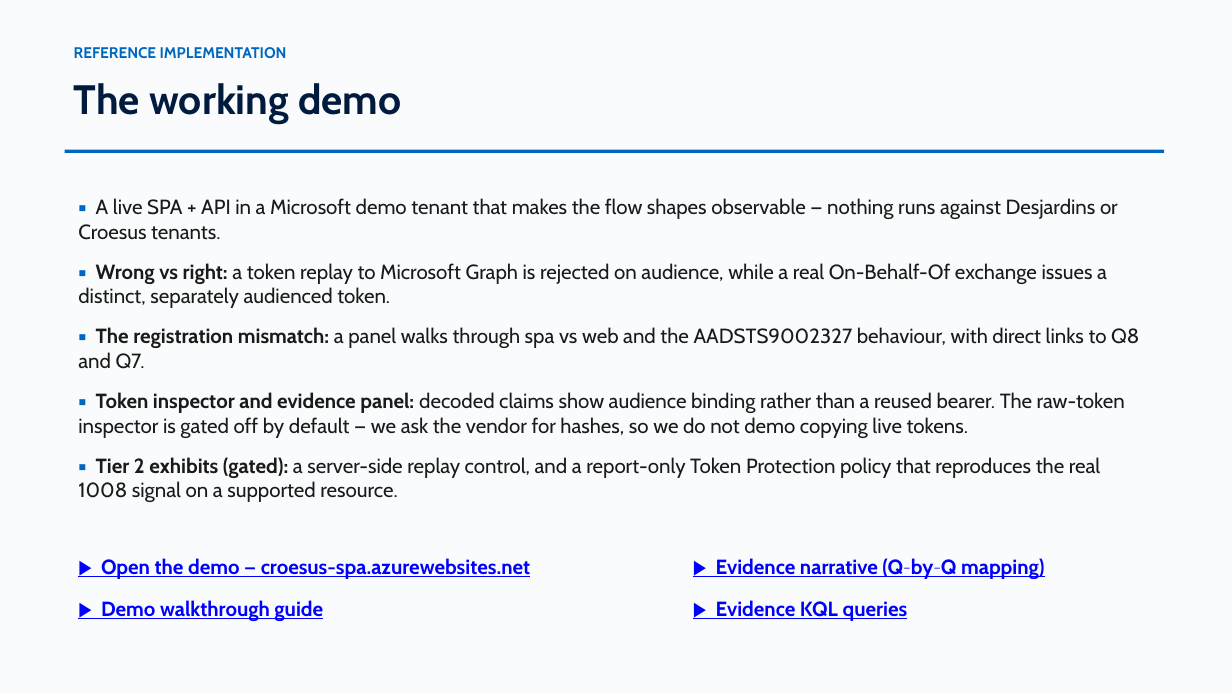
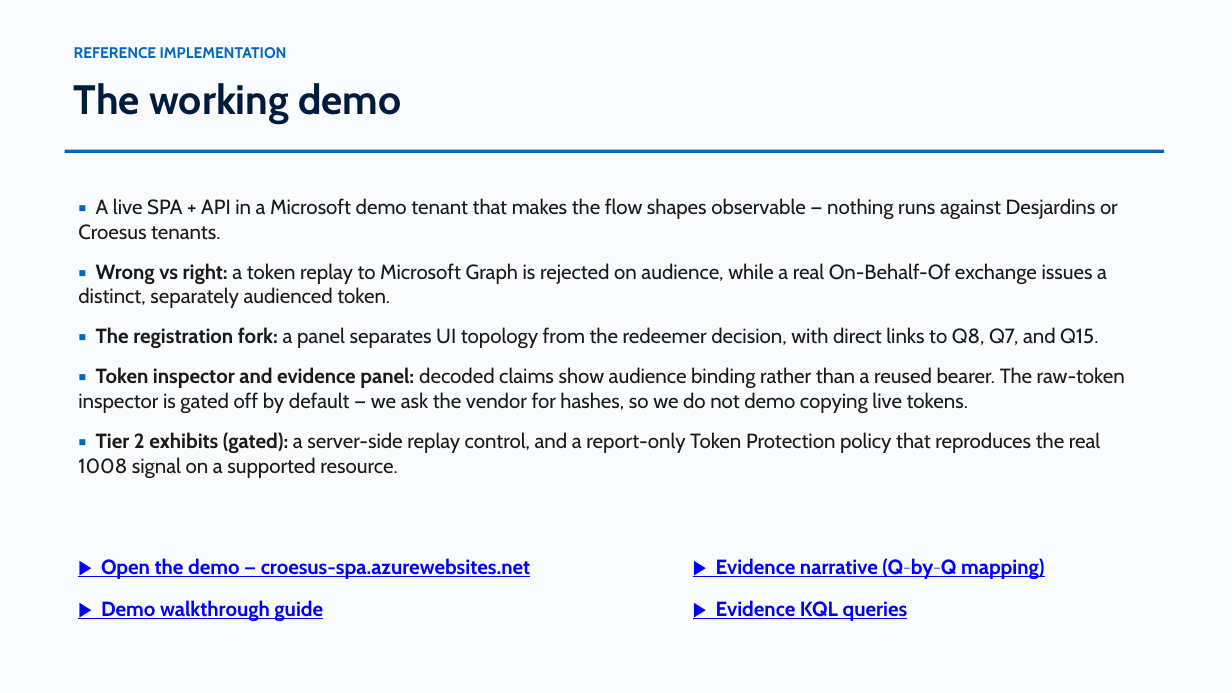
Before and after one commit to devopsabcs-engineering/croesus, a slide deck: slide 12 of docs/deck/croesus-session-deck.pptx. Drawn at 1232x693 pixels with LibreOffice and Linux fonts; fonts in the diff are those of the drawing. Boxes give left, top, right and bottom in pixels: in the first picture for what was removed or moved away, otherwise in the second. Text is boxed around its words. In the diff, an @@ line names an element or a change of style, - is before the commit and + after.

Commit message:
feat: Complete Phase 7 updates for Croesus registration evidence, including UI topology separation and documentation corrections

```diff
--- a/docs/deck/croesus-session-deck.pptx
+++ b/docs/deck/croesus-session-deck.pptx
@@ text at box(96, 327, 1098, 348): text changed @@
-▪ The registration mismatch: a panel walks through spa vs web and the AADSTS9002327 behaviour, with direct links to Q8 and Q7.
+▪ The registration fork: a panel separates UI topology from the redeemer decision, with direct links to Q8, Q7, and Q15.
```
Also in this commit, not shown: 10 other slides changed, 4 other files.
